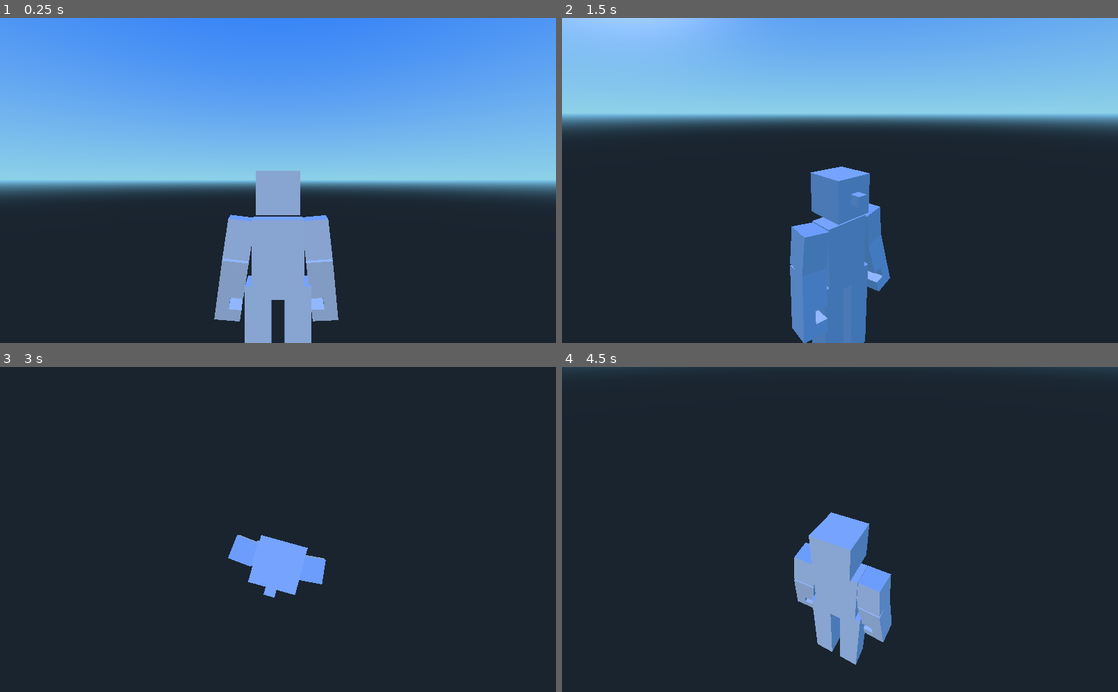
Above: before the commit, frames 1-4 (two rows, left to right).
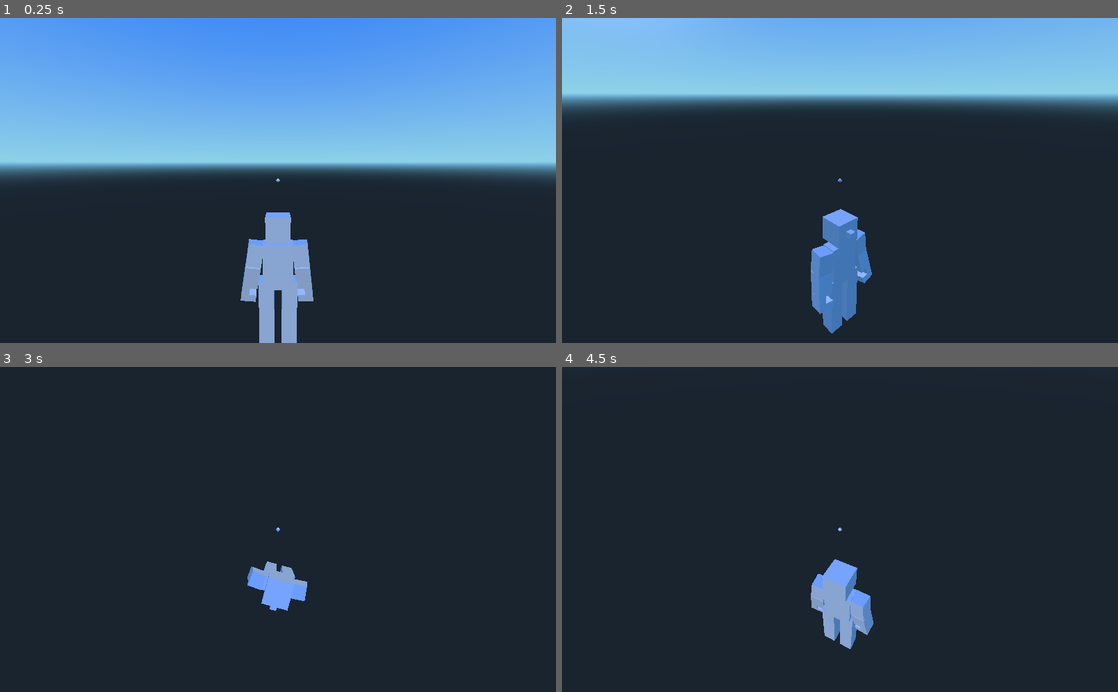
Above: after the commit, the same moments.

Repository: romlok/godot-tools
Game: Godot game, scene res://models/boxguy/demo.tscn
Two runs of this game, one before a commit and one after it. Both use one fixed random seed, a clock stepped at 60 frames per second and the inputs below. The project has no main scene, so this scene is started directly.
Inputs (mouse positions are in pixels of both pictures, inside the frame that each line leads up to):
- Up to frame 1 (0.25 s): no input
- Up to frame 2 (1.5 s): tap Enter at 0.5 s; move the mouse to (962, 164) at 0.52 s; press the mouse at (962, 164) at 0.53 s; hold D (pan_right) 0.53-1.28 s; tap Space at 1.25 s; move the mouse to (812, 180) at 1.27 s; release the mouse at (812, 180) at 1.28 s; hold W (pan_forward) from 1.28 s (still down); right-click (812, 180) at 1.35 s
- Up to frame 3 (3 s): tap Enter at 2 s; move the mouse to (333, 458) at 2.02 s; release W (pan_forward) at 2.03 s; press the mouse at (333, 458) at 2.03 s; hold D (pan_right) 2.03-2.78 s; tap Space at 2.75 s; move the mouse to (272, 536) at 2.77 s; release the mouse at (272, 536) at 2.78 s; hold W (pan_forward) from 2.78 s (still down); right-click (272, 536) at 2.85 s
- Up to frame 4 (4.5 s): tap Enter at 3.5 s; move the mouse to (1006, 578) at 3.52 s; release W (pan_forward) at 3.53 s; press the mouse at (1006, 578) at 3.53 s; hold A (pan_left) 3.53-4.28 s; tap Space at 4.25 s; move the mouse to (795, 526) at 4.27 s; release the mouse at (795, 526) at 4.28 s; hold W (pan_forward) from 4.28 s (still down); right-click (795, 526) at 4.35 s

The runs differ from the first frame. In frame 1, 14% of the frame differs, in the area x 0-100%, y 44-100%; in frame 2, 15%, in the area x 0-100%, y 0-100%; in frame 3, 2.1%; in frame 4, 4.4%.
Error in both runs: Invalid call. Nonexistent function 'set_bone_global_pose' in base 'Skeleton'. (res://addons/followother/LookAtOther.gd:155)

Commit message:
Rejig Boxguy demo with better 3rd-person tracking

Diff:
--- a/models/boxguy/demo.tscn
+++ b/models/boxguy/demo.tscn
@@ -7,6 +7,15 @@
 [ext_resource path="res://addons/inputcontrols/MouselookController.gd" type="Script" id=5]
 [ext_resource path="res://addons/inputcontrols/icon_mouse.svg" type="Texture" id=6]
 
+[sub_resource type="SphereMesh" id=1]
+
+custom_aabb = AABB( 0, 0, 0, 0, 0, 0 )
+radius = 0.1
+height = 0.2
+radial_segments = 64
+rings = 32
+is_hemisphere = false
+
 [node name="DemoScene" type="Spatial" index="0"]
 
 [node name="Boxguy" parent="." index="0" instance=ExtResource( 1 )]
@@ -17,7 +26,7 @@
 __meta__ = {
 "_editor_icon": ExtResource( 3 )
 }
-target_path = NodePath("../../../../HeadFulcrum/Eyes/Focus")
+target_path = NodePath("../../../../HeadFulcrum/Focus")
 target_bone = ""
 parent_bone = "Head"
 enabled = true
@@ -153,14 +162,72 @@
 follow_z = true
 follow_rotation = false
 
-[node name="Eyes" type="Spatial" parent="HeadFulcrum" index="1"]
+[node name="MouselookController" type="Node" parent="HeadFulcrum" index="1"]
+
+script = ExtResource( 5 )
+__meta__ = {
+"_editor_icon": ExtResource( 6 )
+}
+enabled = true
+mouselook = false
+mouselook_scale = Vector2( 0.00872665, 0.00872665 )
+mouselook_hold_timeout = 0.3
+min_pitch = -89.9
+max_pitch = 85.0
+
+[node name="Focus" type="Spatial" parent="HeadFulcrum" index="2"]
+
+transform = Transform( 1, 0, 0, 0, 1, 0, 0, 0, 1, 0, 0, -10 )
+_sections_unfolded = [ "Transform" ]
+
+[node name="MeshInstance" type="MeshInstance" parent="HeadFulcrum/Focus" index="0"]
+
+layers = 1
+material_override = null
+cast_shadow = 1
+extra_cull_margin = 0.0
+use_in_baked_light = false
+lod_min_distance = 0.0
+lod_min_hysteresis = 0.0
+lod_max_distance = 0.0
+lod_max_hysteresis = 0.0
+mesh = SubResource( 1 )
+skeleton = NodePath("..")
+material/0 = null
+
+[node name="Eyes" type="Spatial" parent="HeadFulcrum" index="3"]
 
 transform = Transform( 1, 0, 0, 0, 1, 0, 0, 0, 1, 0, 0.25, -0.15 )
 _sections_unfolded = [ "Transform" ]
 
-[node name="Camera" type="Camera" parent="HeadFulcrum/Eyes" index="0"]
-
-transform = Transform( 1, 0, 0, 0, 1, 0, 0, 0, 1, 0, 0, 2 )
+[node name="ThirdPersonLooker" type="Spatial" parent="HeadFulcrum" index="4"]
+
+transform = Transform( 1, 4.78246e-07, 0, -4.76837e-07, 0.997054, 0.0766965, 3.66798e-08, -0.0766965, 0.997054, 0, 0.769911, 0.00883675 )
+_sections_unfolded = [ "Transform" ]
+
+[node name="ThirdPerson" type="Spatial" parent="HeadFulcrum/ThirdPersonLooker" index="0"]
+
+transform = Transform( 1, 0, 0, 0, 1, 0, 0, 0, 1, 5.68434e-14, 2.38419e-07, 3 )
+_sections_unfolded = [ "Transform" ]
+
+[node name="LookAtOther" type="Node" parent="HeadFulcrum/ThirdPersonLooker" index="1"]
+
+script = ExtResource( 2 )
+__meta__ = {
+"_editor_icon": ExtResource( 3 )
+}
+target_path = NodePath("../../Focus")
+target_bone = ""
+parent_bone = ""
+enabled = true
+interpolate_speed = 0
+physics_sync = false
+up_vector = Vector3( 0, 1, 0 )
+negative_z = true
+
+[node name="Camera" type="Camera" parent="." index="2"]
+
+transform = Transform( -1, -2.81324e-09, 3.65717e-08, 0, 0.997054, 0.0766965, -3.66798e-08, 0.0766965, -0.997055, 4.76837e-07, 2.45, -3 )
 keep_aspect = 1
 cull_mask = 1048575
 environment = null
@@ -175,23 +242,22 @@
 far = 100.0
 _sections_unfolded = [ "Transform" ]
 
-[node name="Focus" type="Spatial" parent="HeadFulcrum/Eyes" index="1"]
-
-transform = Transform( 1, 0, 0, 0, 1, 0, 0, 0, 1, 0, 0, -10 )
-_sections_unfolded = [ "Transform" ]
-
-[node name="MouselookController" type="Node" parent="HeadFulcrum" index="2"]
-
-script = ExtResource( 5 )
-__meta__ = {
-"_editor_icon": ExtResource( 6 )
-}
-enabled = true
-mouselook = false
-mouselook_scale = Vector2( 0.00872665, 0.00872665 )
-mouselook_hold_timeout = 0.3
-min_pitch = -89.9
-max_pitch = 89.9
+[node name="FollowOther" type="Node" parent="Camera" index="0"]
+
+script = ExtResource( 4 )
+__meta__ = {
+"_editor_icon": ExtResource( 3 )
+}
+target_path = NodePath("../../HeadFulcrum/ThirdPersonLooker/ThirdPerson")
+target_bone = ""
+parent_bone = ""
+enabled = true
+interpolate_speed = 0
+physics_sync = false
+follow_x = true
+follow_y = true
+follow_z = true
+follow_rotation = true
 
 
 [editable path="Boxguy"]
Not shown: 1 places in models/boxguy/demo.tscn that only renumber resources
